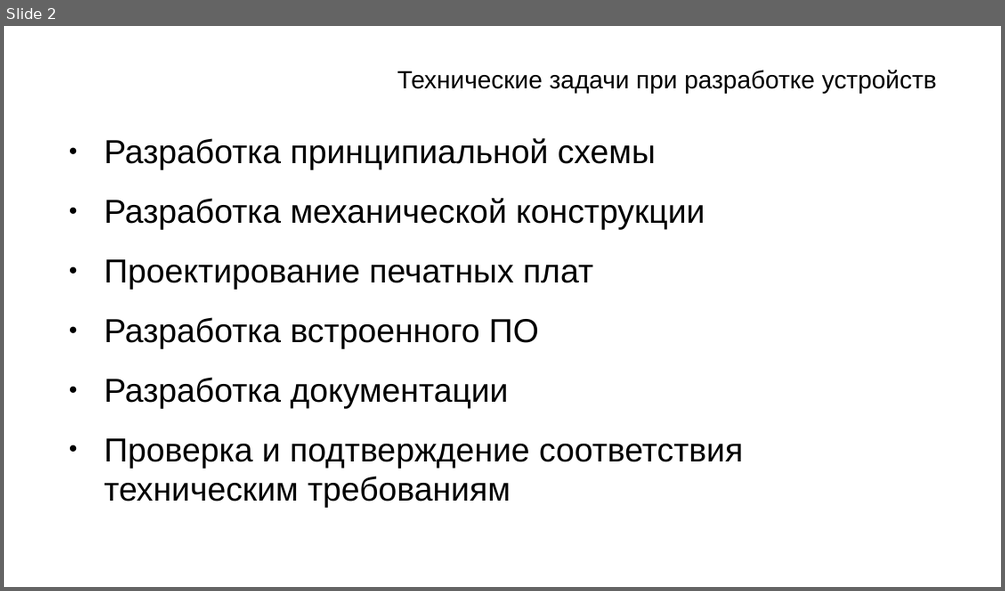
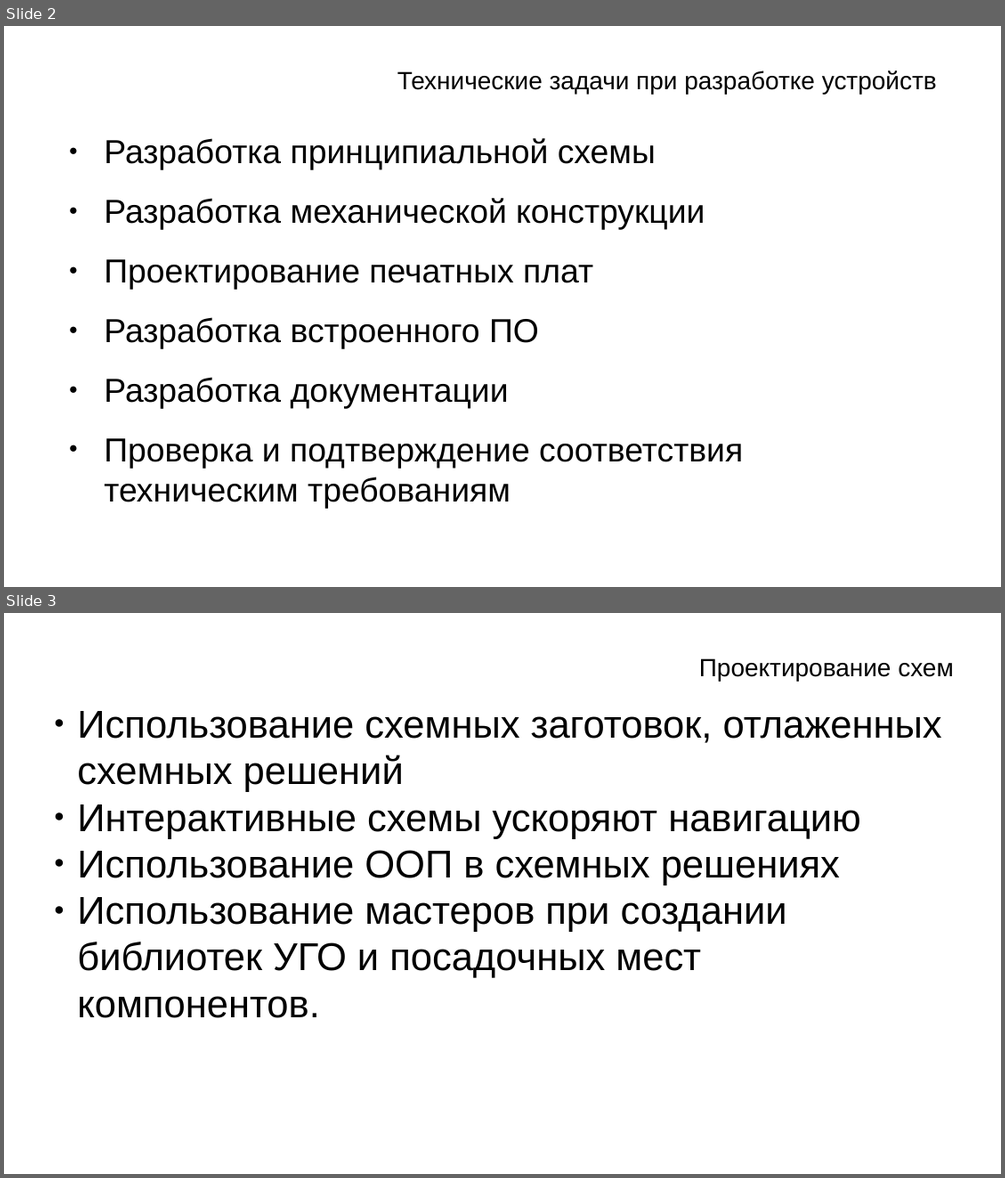
Before and after one commit to zolotarev88/conferencial, a slide deck: 10.12.19.pptx. Shown one above the other, each under a label of ours: slide 2 before the commit, slides 2 and 3 after it. The pictures are 1005x591 and 1005x1178 pixels, drawn with LibreOffice and Linux fonts; fonts in the diff are those of the drawing; background and template pictures are left out. Boxes give left, top, right and bottom in pixels: in the first picture for what was removed or moved away, otherwise in the second. Text is boxed around its words. In the diff, an @@ line names an element or a change of style, - is before the commit and + after.

```diff
--- a/10.12.19.pptx
+++ b/10.12.19.pptx
@@ slide 3 added at (x1=4, y1=613, x2=1001, y2=1174), background picture (left out) @@
@@ text added at (x1=699, y1=658, x2=953, y2=681), 18 pt, text #000000 @@
+Проектирование схем
@@ text added at (x1=77, y1=711, x2=942, y2=1018), 28 pt, text #000000 @@
+● Использование схемных заготовок, отлаженных схемных решений
+● Интерактивные схемы ускоряют навигацию
+● Использование ООП в схемных решениях
+● Использование мастеров при создании библиотек УГО и посадочных мест компонентов.
```
Also in this commit, not shown: 1 other slide added, 1 slide removed, 3 other files.
